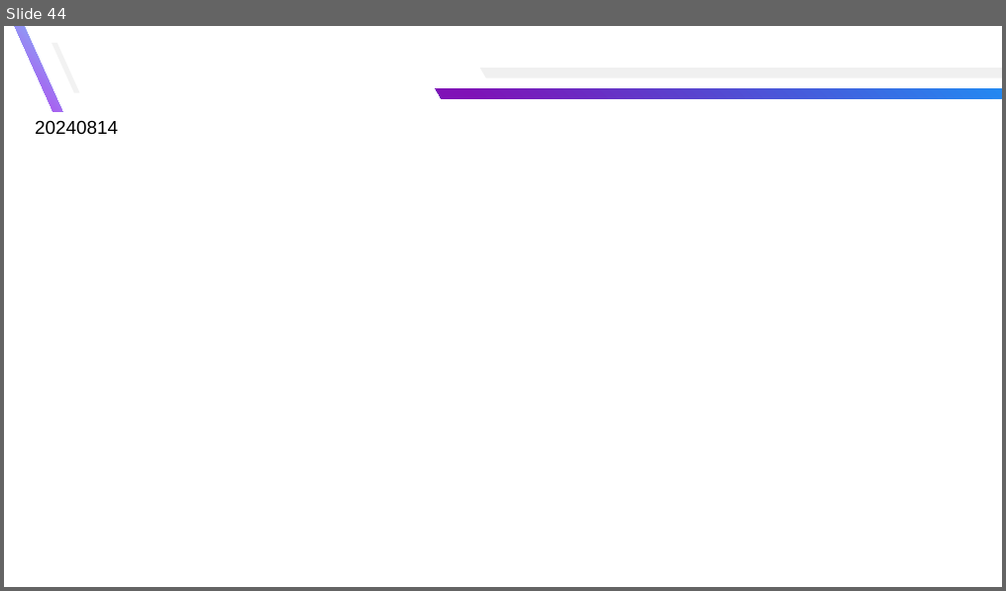
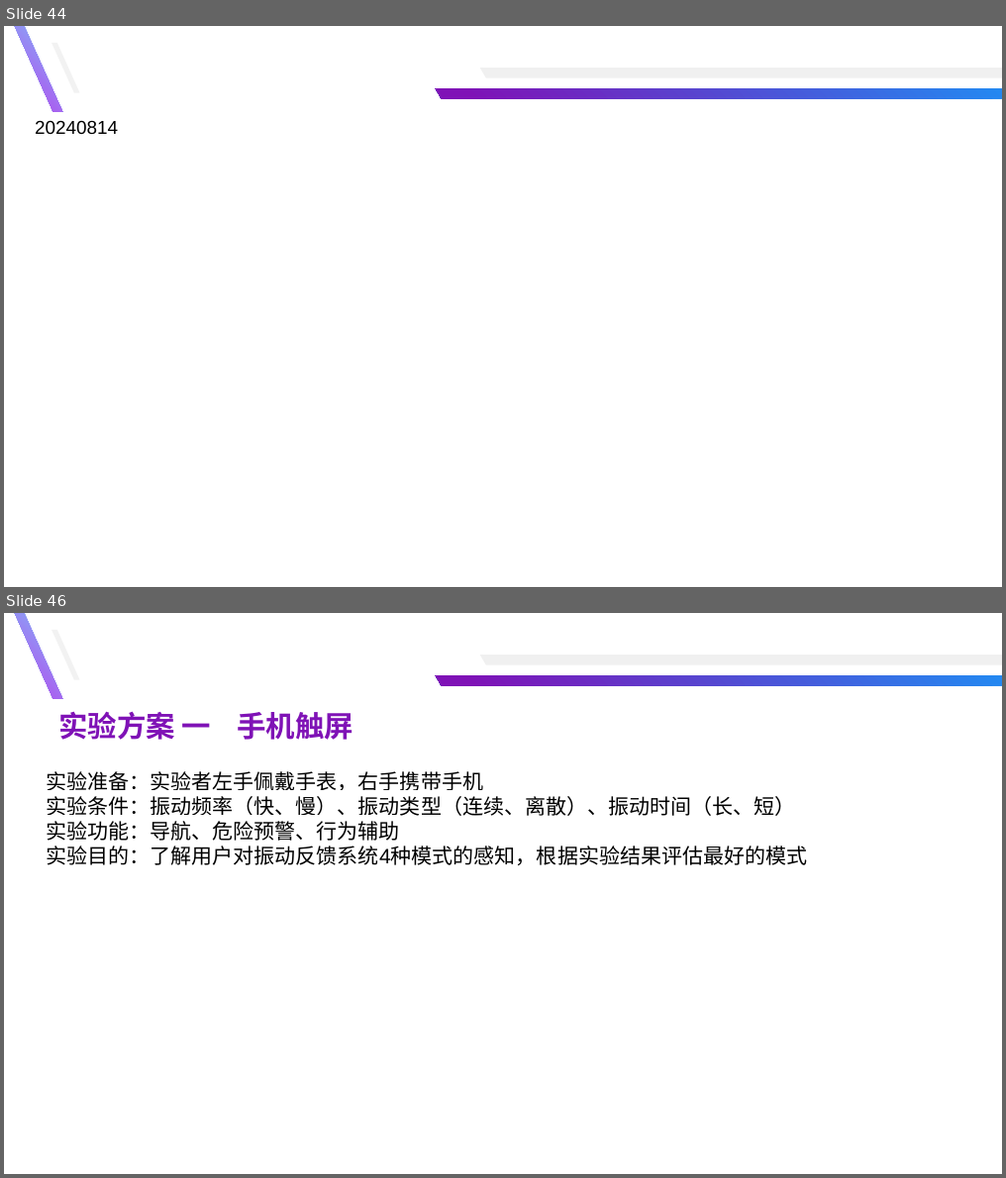
Before and after one commit to yuyongsong/Paper, a slide deck: 总结汇报-余泳松.pptx. Shown one above the other, each under a label of ours: slide 44 before the commit, slides 44 and 46 after it; the slides between them are not shown. The pictures are 1006x591 and 1006x1178 pixels, drawn with LibreOffice and Linux fonts; fonts in the diff are those of the drawing. Boxes give left, top, right and bottom in pixels: in the first picture for what was removed or moved away, otherwise in the second. Text is boxed around its words. In the diff, an @@ line names an element or a change of style, - is before the commit and + after.

```diff
--- a/总结汇报-余泳松.pptx
+++ b/总结汇报-余泳松.pptx
@@ slide 46 added at (4,613,1002,1174), background #FFFFFF @@
@@ freeform shape added at (15,613,62,699), fill gradient #81BDF8 to #B543ED @@
@@ freeform shape added at (52,630,80,679), fill #F2F2F2 @@
@@ freeform shape added at (480,655,1002,665), fill #F0F0F0 @@
@@ freeform shape added at (436,676,1002,686), fill gradient #228AF2 to #7F12B6 @@
@@ text added at (58,711,353,740), 28 pt, text #7F12B6, bold @@
+实验方案 一 手机触屏
@@ text added at (46,771,807,865), 20 pt, text #000000 @@
+实验准备：实验者左手佩戴手表，右手携带手机
+实验条件：振动频率（快、慢）、振动类型（连续、离散）、振动时间（长、短）
+实验功能：导航、危险预警、行为辅助
+实验目的：了解用户对振动反馈系统4种模式的感知，根据实验结果评估最好的模式
```
Also in this commit, not shown: 1 slide changed, 15 other files.
